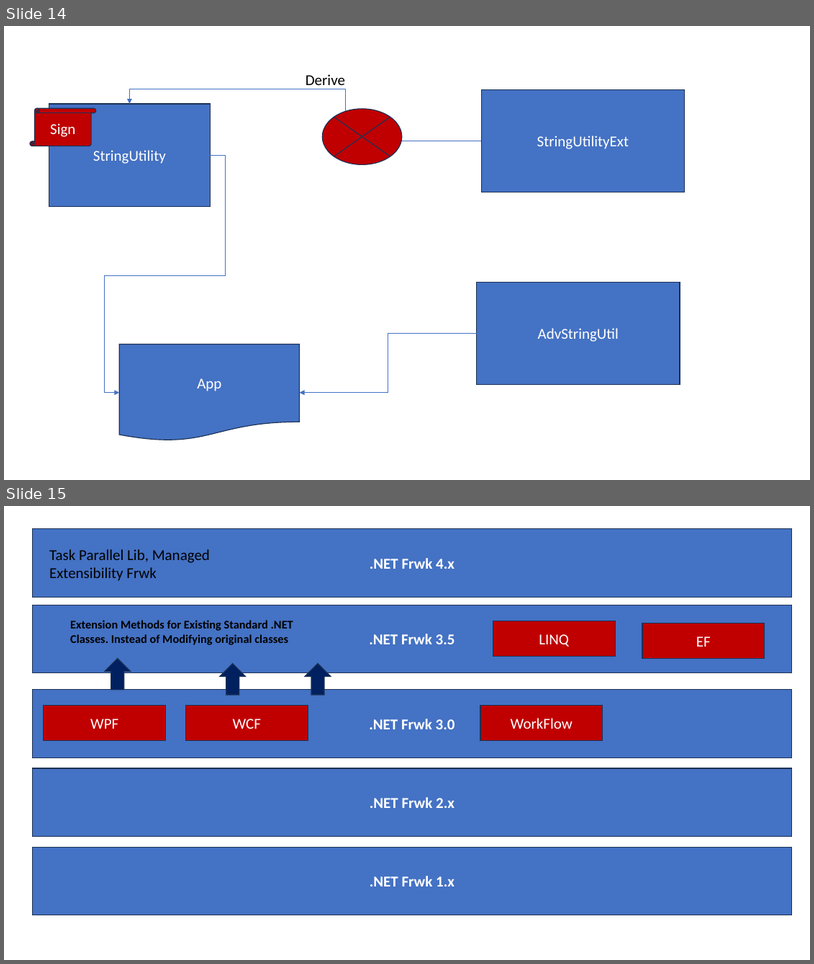
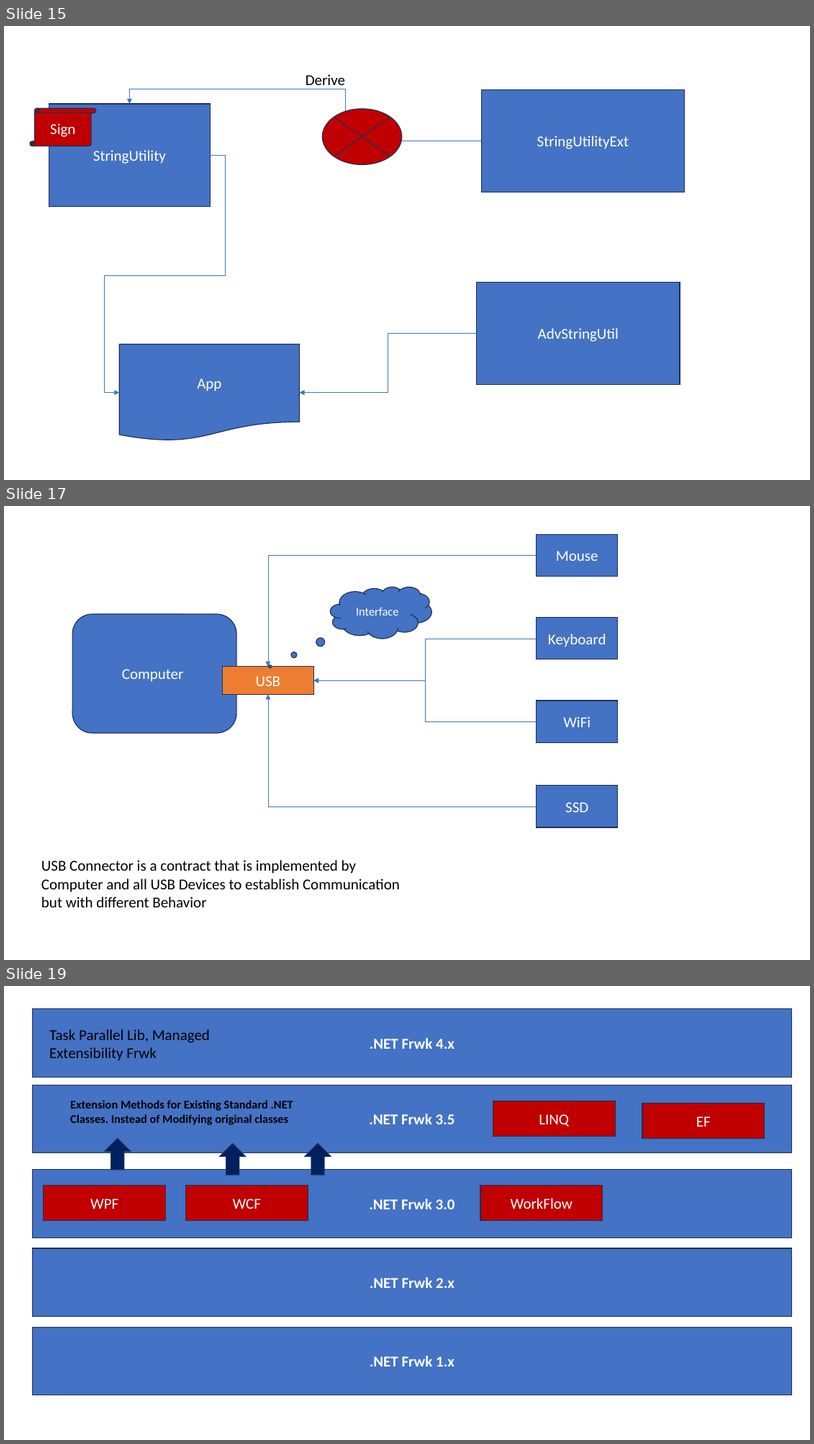
Before and after one commit to maheshsabnis/capita_sept_2023_Oct, a slide deck: Images.pptx. Shown one above the other, each under a label of ours: slides 14 and 15 before the commit, slides 15, 17 and 19 after it; the slides between them are not shown. The pictures are 814x964 and 814x1444 pixels, drawn with LibreOffice and Linux fonts; fonts in the diff are those of the drawing. Boxes give left, top, right and bottom in pixels: in the first picture for what was removed or moved away, otherwise in the second. Text is boxed around its words. In the diff, an @@ line names an element or a change of style, - is before the commit and + after.

```diff
--- a/Images.pptx
+++ b/Images.pptx
@@ slide 17 added at bbox=[4, 506, 810, 960], background #FFFFFF @@
@@ rectangle added at bbox=[537, 534, 619, 576], fill #4472C4, outline #1E3256 1 pt, 18 pt, text #FFFFFF @@
+Mouse
@@ elbow arrow added from (537, 556) to (268, 667), #4472C4 0.5 pt @@
@@ thought cloud added at bbox=[331, 587, 432, 638], fill #4472C4, outline #1E3256 1 pt, 14 pt, text #FFFFFF @@
+Interface
@@ rounded rectangle added at bbox=[72, 614, 237, 733], fill #4472C4, outline #1E3256 1 pt, 18 pt, text #FFFFFF @@
+Computer
@@ rectangle added at bbox=[537, 618, 619, 659], fill #4472C4, outline #1E3256 1 pt, 18 pt, text #FFFFFF @@
+Keyboard
@@ elbow arrow added from (537, 638) to (314, 680), #4472C4 0.5 pt @@
@@ rectangle added at bbox=[222, 667, 314, 694], fill #ED7D31, outline #1E3256 1 pt, 18 pt, text #FFFFFF @@
+USB
@@ elbow arrow added from (537, 806) to (268, 694), #4472C4 0.5 pt @@
@@ elbow arrow added from (537, 721) to (314, 680), #4472C4 0.5 pt @@
@@ rectangle added at bbox=[537, 700, 619, 742], fill #4472C4, outline #1E3256 1 pt, 18 pt, text #FFFFFF @@
+WiFi
@@ rectangle added at bbox=[537, 785, 619, 827], fill #4472C4, outline #1E3256 1 pt, 18 pt, text #FFFFFF @@
+SSD
@@ text added at bbox=[41, 860, 400, 907], 18 pt, text #000000 @@
+USB Connector is a contract that is implemented by Computer and all USB Devices to establish Communication but with different Behavior
@@ what was slide 14 is now slide 15 @@
@@ what was slide 15 is now slide 19 @@
```
Also in this commit, not shown: 8 other slides added, 37 other files.
